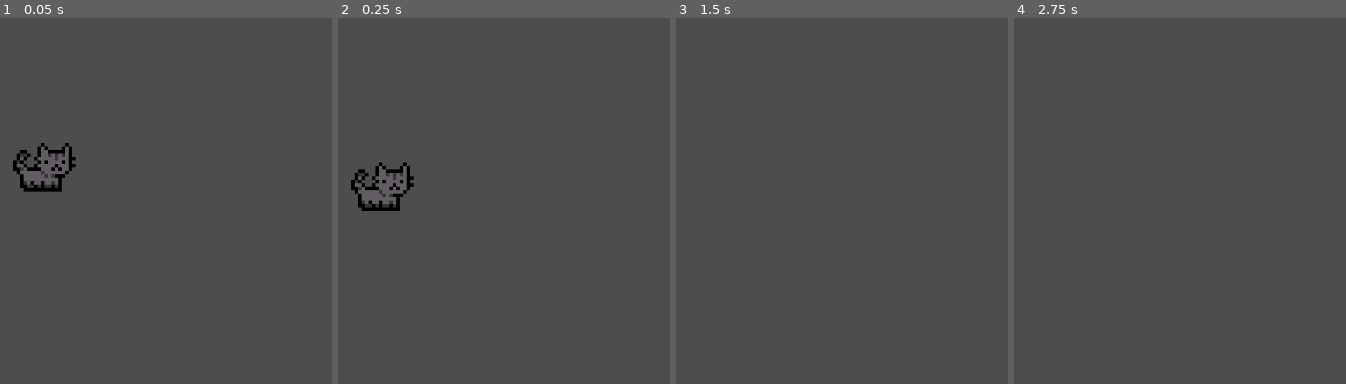
Above: before the commit, frames 1-4 (left to right).
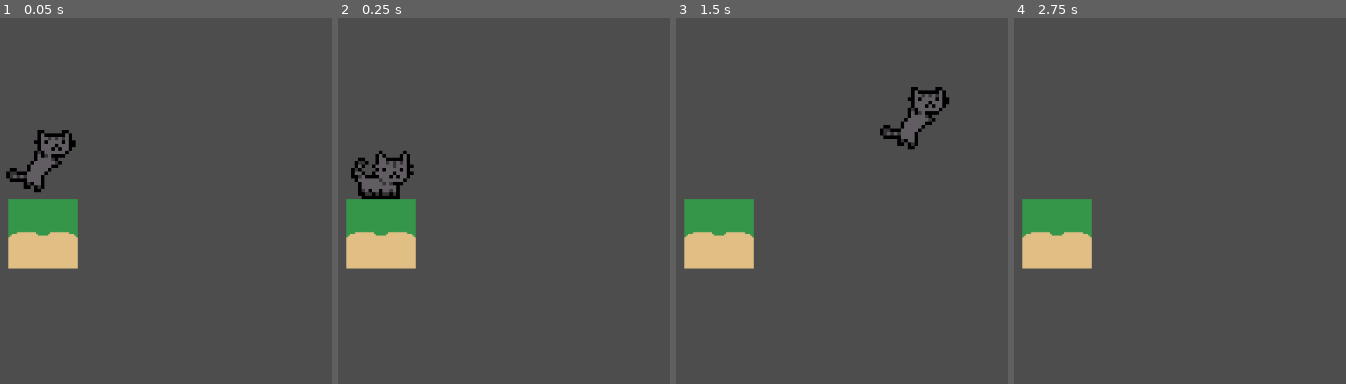
Above: after the commit, the same moments.

Repository: janicedtea/home
Game: Godot game, scene res://main.tscn
Two runs of this game, one before a commit and one after it. Both use one fixed random seed, a clock stepped at 60 frames per second and the inputs below. Before the commit the project has no main scene; this scene is started directly in both runs.
Inputs (mouse positions are in pixels of both pictures, inside the frame that each line leads up to):
- Up to frame 1 (0.05 s): no input
- Up to frame 2 (0.25 s): no input
- Up to frame 3 (1.5 s): tap Enter (ui_accept) at 0.5, 0.6 s; move the mouse to (outside the picture) at 0.52 s; hold Right (ui_right) from 0.53 s (still down); click (outside the picture) at 0.67 s; tap Up (jump1, bound only after the commit) at 0.77, 0.8, 1.07, 1.35 s; move the mouse to (735, 186) at 1.27 s
- Up to frame 4 (2.75 s): tap Up (jump1, bound only after the commit) at 1.52, 1.82, 2.3 s; tap Enter (ui_accept) at 1.55, 2.1 s; move the mouse to (1312, 61) at 2.02 s; release Right (ui_right) at 2.03 s; hold Left (ui_left) from 2.03 s (still down)

The runs differ from the first frame. In frame 1, 5.5% of the frame differs, in the area x 1-24%, y 30-69%; in frame 2, 5.2%; in frame 3, 4.9%; in frame 4, 4.0%.

Commit message:
updated controls and animations

Diff:
--- a/main.tscn
+++ b/main.tscn
@@ -1,8 +1,23 @@
-[gd_scene load_steps=2 format=3 uid="uid://cavt2rg535cdh"]
+[gd_scene load_steps=4 format=3 uid="uid://cavt2rg535cdh"]
 
 [ext_resource type="PackedScene" uid="uid://b4g2x6vaaa0df" path="res://player_1.tscn" id="1_ig7tw"]
+[ext_resource type="Texture2D" uid="uid://tjbi8i1h2lc4" path="res://tile.png" id="2_0xm2m"]
+
+[sub_resource type="RectangleShape2D" id="RectangleShape2D_0xm2m"]
+size = Vector2(200, 200)
 
 [node name="main" type="Node2D"]
 
 [node name="player1" parent="." instance=ExtResource("1_ig7tw")]
 position = Vector2(320, 315)
+
+[node name="StaticBody2D" type="StaticBody2D" parent="."]
+position = Vector2(323, 427)
+scale = Vector2(0.5, 0.5)
+metadata/_edit_group_ = true
+
+[node name="Sprite2D" type="Sprite2D" parent="StaticBody2D"]
+texture = ExtResource("2_0xm2m")
+
+[node name="CollisionShape2D" type="CollisionShape2D" parent="StaticBody2D"]
+shape = SubResource("RectangleShape2D_0xm2m")
--- a/player_1.gd
+++ b/player_1.gd
@@ -1,25 +1,36 @@
 extends CharacterBody2D
+@onready var animated_sprite_2d: AnimatedSprite2D = $AnimatedSprite2D
 
 
 const SPEED = 300.0
-const JUMP_VELOCITY = -400.0
+const JUMP_VELOCITY = -800.0
 
 
 func _physics_process(delta: float) -> void:
+
+	animated_sprite_2d.animation = "idle_walk"
+
 	# Add the gravity.
 	if not is_on_floor():
 		velocity += get_gravity() * delta
+		animated_sprite_2d.animation = "jumping"
+
 
 	# Handle jump.
-	if Input.is_action_just_pressed("ui_accept") and is_on_floor():
+	if Input.is_action_just_pressed("jump1") and is_on_floor():
 		velocity.y = JUMP_VELOCITY
 
 	# Get the input direction and handle the movement/deceleration.
 	# As good practice, you should replace UI actions with custom gameplay actions.
-	var direction := Input.get_axis("ui_left", "ui_right")
+	var direction := Input.get_axis("left1", "right1")
 	if direction:
 		velocity.x = direction * SPEED
 	else:
 		velocity.x = move_toward(velocity.x, 0, SPEED)
 
 	move_and_slide()
+
+	if direction == 1:
+		animated_sprite_2d.flip_h = false
+	elif direction == -1:
+		animated_sprite_2d.flip_h = true
--- a/player_1.tscn
+++ b/player_1.tscn
@@ -55,9 +55,12 @@
 "texture": SubResource("AtlasTexture_72vom")
 }],
 "loop": true,
-"name": &"jump",
-"speed": 5.0
+"name": &"jumping",
+"speed": 10.0
 }]
+
+[sub_resource type="RectangleShape2D" id="RectangleShape2D_qh3su"]
+size = Vector2(150, 130)
 
 [node name="player1" type="CharacterBody2D"]
 texture_filter = 1
@@ -66,4 +69,9 @@
 
 [node name="AnimatedSprite2D" type="AnimatedSprite2D" parent="."]
 sprite_frames = SubResource("SpriteFrames_ugj0w")
-animation = &"idle_walk"
+animation = &"jumping"
+autoplay = "idle_walk"
+
+[node name="CollisionShape2D" type="CollisionShape2D" parent="."]
+position = Vector2(5, 35)
+shape = SubResource("RectangleShape2D_qh3su")
--- a/project.godot
+++ b/project.godot
@@ -11,9 +11,47 @@
 [application]
 
 config/name="home"
+run/main_scene="uid://cavt2rg535cdh"
 config/features=PackedStringArray("4.5", "Forward Plus")
 config/icon="res://icon.svg"
 
 [editor_plugins]
 
 enabled=PackedStringArray("res://addons/godot_super-wakatime/plugin.cfg")
+
+[input]
+
+left1={
+"deadzone": 0.2,
+"events": [Object(InputEventKey,"resource_local_to_scene":false,"resource_name":"","device":-1,"window_id":0,"alt_pressed":false,"shift_pressed":false,"ctrl_pressed":false,"meta_pressed":false,"pressed":false,"keycode":0,"physical_keycode":4194319,"key_label":0,"unicode":0,"location":0,"echo":false,"script":null)
+]
+}
+right1={
+"deadzone": 0.2,
+"events": [Object(InputEventKey,"resource_local_to_scene":false,"resource_name":"","device":-1,"window_id":0,"alt_pressed":false,"shift_pressed":false,"ctrl_pressed":false,"meta_pressed":false,"pressed":false,"keycode":0,"physical_keycode":4194321,"key_label":0,"unicode":0,"location":0,"echo":false,"script":null)
+]
+}
+jump1={
+"deadzone": 0.2,
+"events": [Object(InputEventKey,"resource_local_to_scene":false,"resource_name":"","device":-1,"window_id":0,"alt_pressed":false,"shift_pressed":false,"ctrl_pressed":false,"meta_pressed":false,"pressed":false,"keycode":0,"physical_keycode":4194320,"key_label":0,"unicode":0,"location":0,"echo":false,"script":null)
+]
+}
+left2={
+"deadzone": 0.2,
+"events": [Object(InputEventKey,"resource_local_to_scene":false,"resource_name":"","device":-1,"window_id":0,"alt_pressed":false,"shift_pressed":false,"ctrl_pressed":false,"meta_pressed":false,"pressed":false,"keycode":0,"physical_keycode":65,"key_label":0,"unicode":97,"location":0,"echo":false,"script":null)
+]
+}
+right2={
+"deadzone": 0.2,
+"events": [Object(InputEventKey,"resource_local_to_scene":false,"resource_name":"","device":-1,"window_id":0,"alt_pressed":false,"shift_pressed":false,"ctrl_pressed":false,"meta_pressed":false,"pressed":false,"keycode":0,"physical_keycode":68,"key_label":0,"unicode":100,"location":0,"echo":false,"script":null)
+]
+}
+jump2={
+"deadzone": 0.2,
+"events": [Object(InputEventKey,"resource_local_to_scene":false,"resource_name":"","device":-1,"window_id":0,"alt_pressed":false,"shift_pressed":false,"ctrl_pressed":false,"meta_pressed":false,"pressed":false,"keycode":0,"physical_keycode":87,"key_label":0,"unicode":119,"location":0,"echo":false,"script":null)
+]
+}
+
+[physics]
+
+2d/default_gravity=2000.0
Not shown: 1 places in player_1.tscn that only renumber resources
Binary file added: tile.png
Not shown, added: tile.png.import
